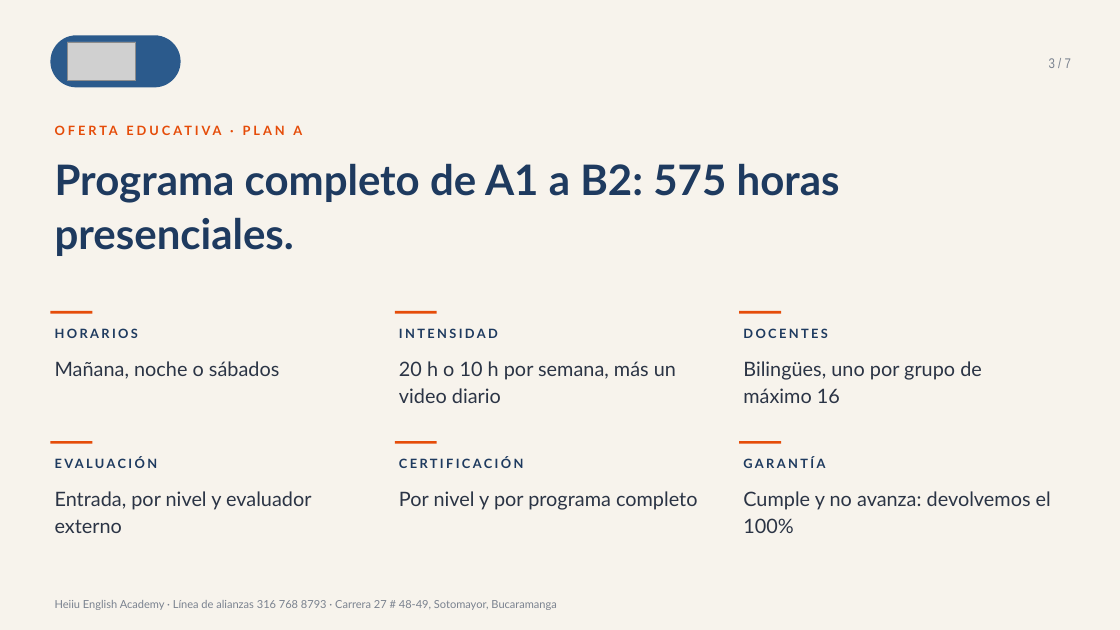
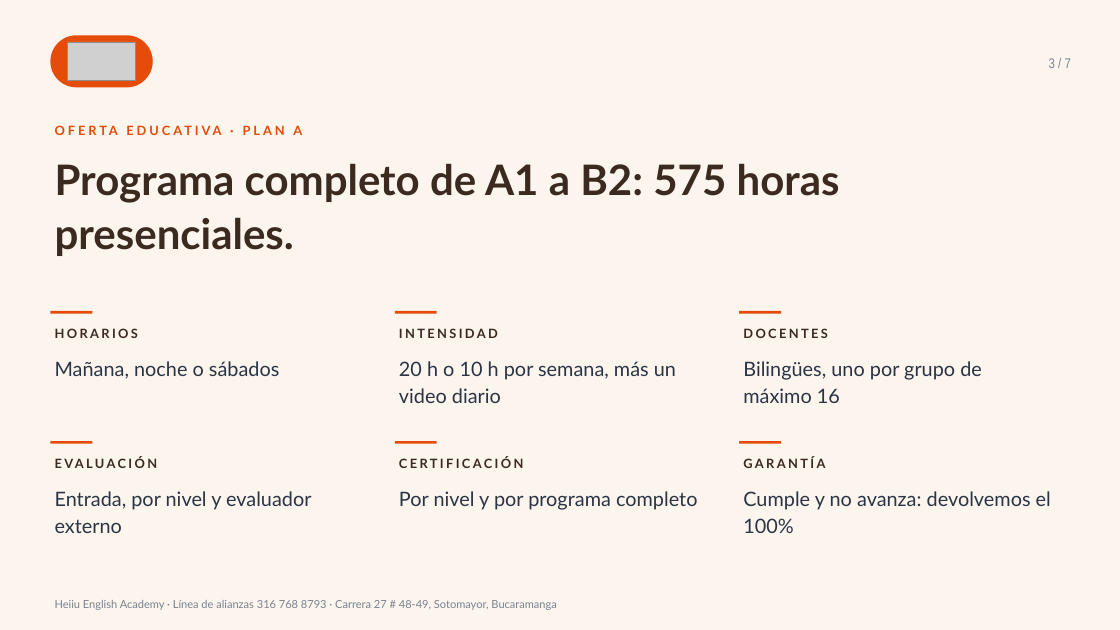
Before and after one commit to gomezrdiana/Plan-academico, a slide deck: slide 3 of recursos/comercial/B2B/PRESENTACION_FONDOS_EMPLEADOS_HEIIU.pptx. Drawn at 1120x630 pixels with LibreOffice and Linux fonts; fonts in the diff are those of the drawing; grey boxes stand for pictures. Boxes give left, top, right and bottom in pixels: in the first picture for what was removed or moved away, otherwise in the second. Text is boxed around its words. In the diff, an @@ line names an element or a change of style, - is before the commit and + after.

```diff
--- a/recursos/comercial/B2B/PRESENTACION_FONDOS_EMPLEADOS_HEIIU.pptx
+++ b/recursos/comercial/B2B/PRESENTACION_FONDOS_EMPLEADOS_HEIIU.pptx
@@ rectangle at [0, 0, 1120, 630]: fill #F7F3EC to #FBF5EE @@
@@ rounded rectangle: place and size @@
-rounded rectangle at [50, 35, 181, 87]
+rounded rectangle at [50, 35, 153, 87]
@@ rounded rectangle at [50, 35, 153, 87]: fill #2B5A8C to #E54C09 @@
@@ text colour #1E3A5F to #3B2A20 in 7 elements at [55, 163, 840, 256], [55, 328, 138, 338], [399, 328, 498, 338], [743, 328, 828, 338], [50, 451, 370, 481], [399, 457, 523, 468], [743, 457, 825, 468] @@
```
Also in this commit, not shown: 6 other slides changed, 2 other files.
